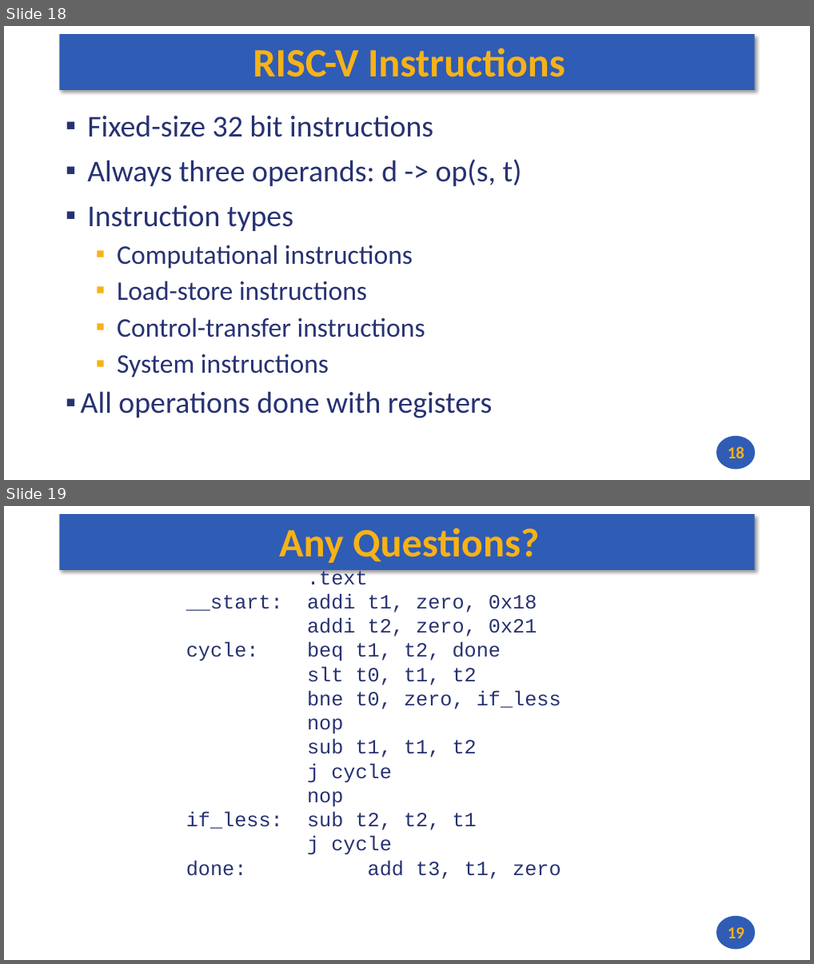
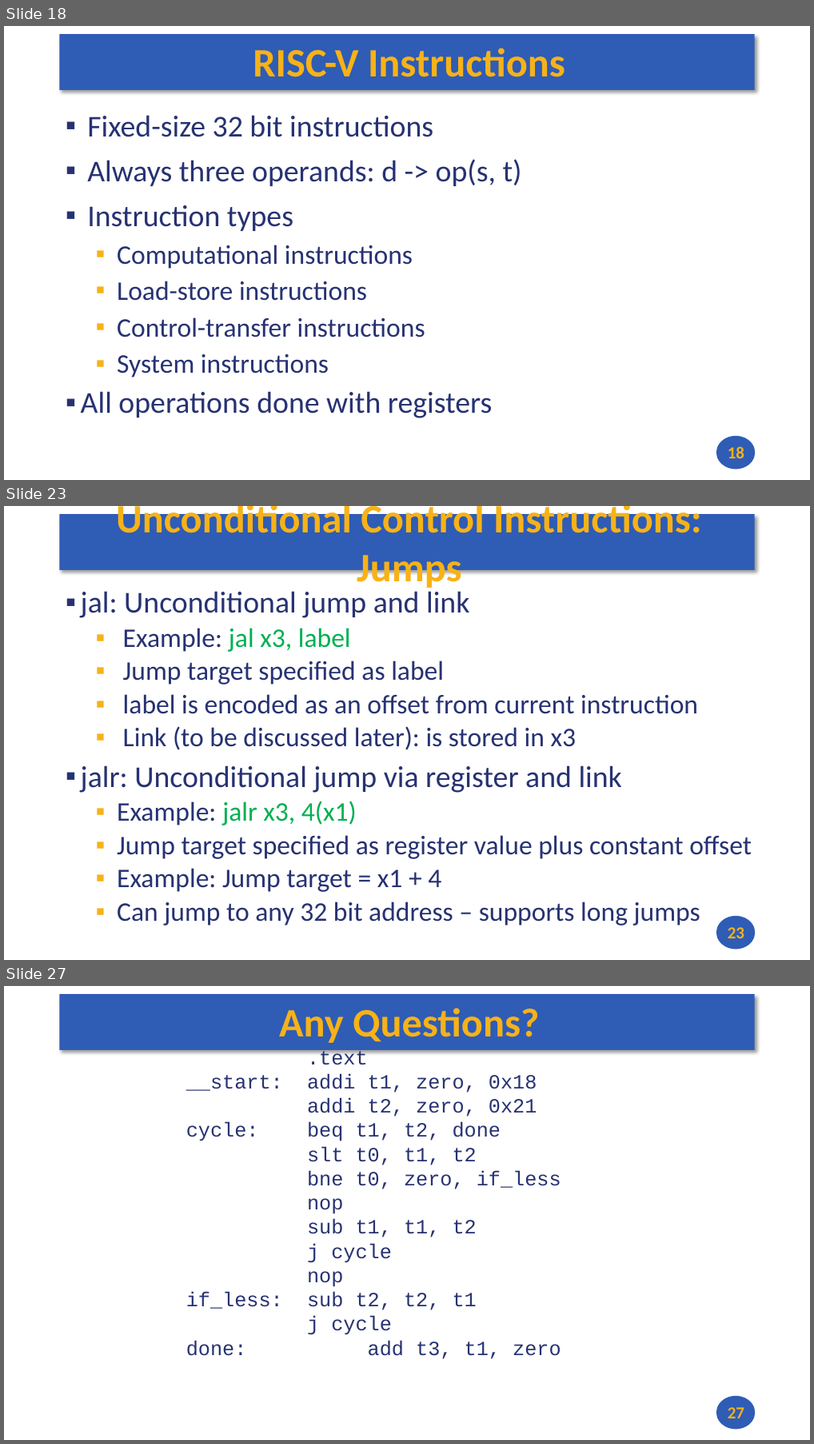
Before and after one commit to andrewt0301/hse-acos-course, a slide deck: docs/part1ca/03_CPU/CA_Lecture_03.pptx. Shown one above the other, each under a label of ours: slides 18 and 19 before the commit, slides 18, 23 and 27 after it; the slides between them are not shown. The pictures are 814x964 and 814x1444 pixels, drawn with LibreOffice and Linux fonts; fonts in the diff are those of the drawing. Boxes give left, top, right and bottom in pixels: in the first picture for what was removed or moved away, otherwise in the second. Text is boxed around its words. In the diff, an @@ line names an element or a change of style, - is before the commit and + after.

```diff
--- a/docs/part1ca/03_CPU/CA_Lecture_03.pptx
+++ b/docs/part1ca/03_CPU/CA_Lecture_03.pptx
@@ slide 23 added at (x1=4, y1=506, x2=810, y2=960), background #FFFFFF; not listed: 2 template elements that a slide beside it also shows @@
@@ title added at (x1=116, y1=506, x2=702, y2=590), 48 pt, text #F7B217, bold @@
+Unconditional Control Instructions: Jumps
@@ text added at (x1=81, y1=591, x2=752, y2=925), 32 pt, text #273272 @@
+▪ jal: Unconditional jump and link
+  ▪ Example: jal x3, label
+  ▪ Jump target specified as label
+  ▪ label is encoded as an offset from current instruction
+  ▪ Link (to be discussed later): is stored in x3
+▪ jalr: Unconditional jump via register and link
+  ▪ Example: jalr x3, 4(x1)
+  ▪ Jump target specified as register value plus constant offset
+  ▪ Example: Jump target = x1 + 4
+  ▪ Can jump to any 32 bit address – supports long jumps
@@ page number added at (x1=728, y1=927, x2=745, y2=938), 20 pt, text #F7B217, bold @@
+23
@@ what was slide 19 is now slide 27 @@
@@ page number at (x1=728, y1=1407, x2=745, y2=1418): text changed @@
-19
+27
```
Also in this commit, not shown: 7 other slides added, 1 other file.
